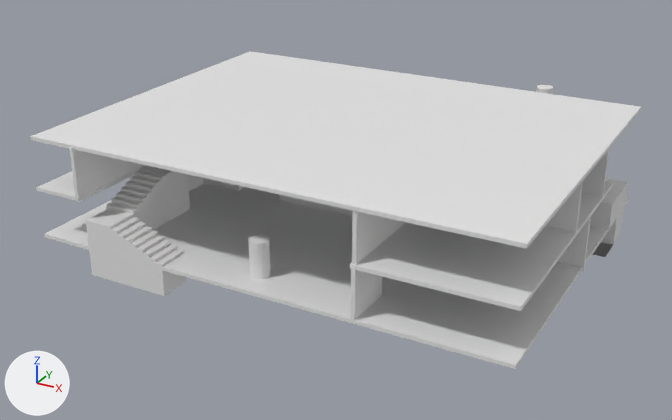
Renders of the Blender file Assets/Models/HouseBASE.blend from each side of a commit.
Rendered twice from a 50 mm lens placed at (21.6, -41.8, 21.1), pointed at (-1.5, 0.2, 0.1). The axes (+X, +Y, +Z) are drawn at lower left. The lights are the same throughout.

Objects in the first picture: 'Floor.003', 'Floor.004', 'Roof', 'Stairs2', 'Stairs2.001', 'Stairs2.002', 'Wall.024', 'Wall.029', 'Wall.038', 'Wall.042', 'Wall.047', 'Wall.048'.
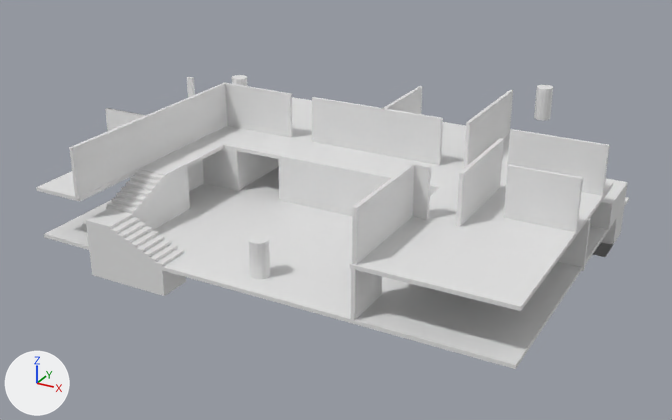
Where the change shows, as pixel boxes (x1, y1, x2, y2) in the pictures (672 x 420 px):
'Roof', hidden: before (30, 51, 641, 249)
'Wall.038', unchanged, uncovered by the edit: before (69, 147, 145, 200); after (69, 83, 227, 200)
'Wall.047', unchanged, uncovered by the edit: before (546, 181, 583, 232); after (504, 164, 583, 232)
'Wall.042', unchanged, uncovered by the edit: before (582, 150, 609, 196); after (506, 129, 610, 196)
'Wall.010', unchanged, uncovered by the edit: before (279, 195, 353, 216); after (278, 158, 437, 216)

The edits, one by one:
Object 'Roof' (ob_roof) is now hidden.
